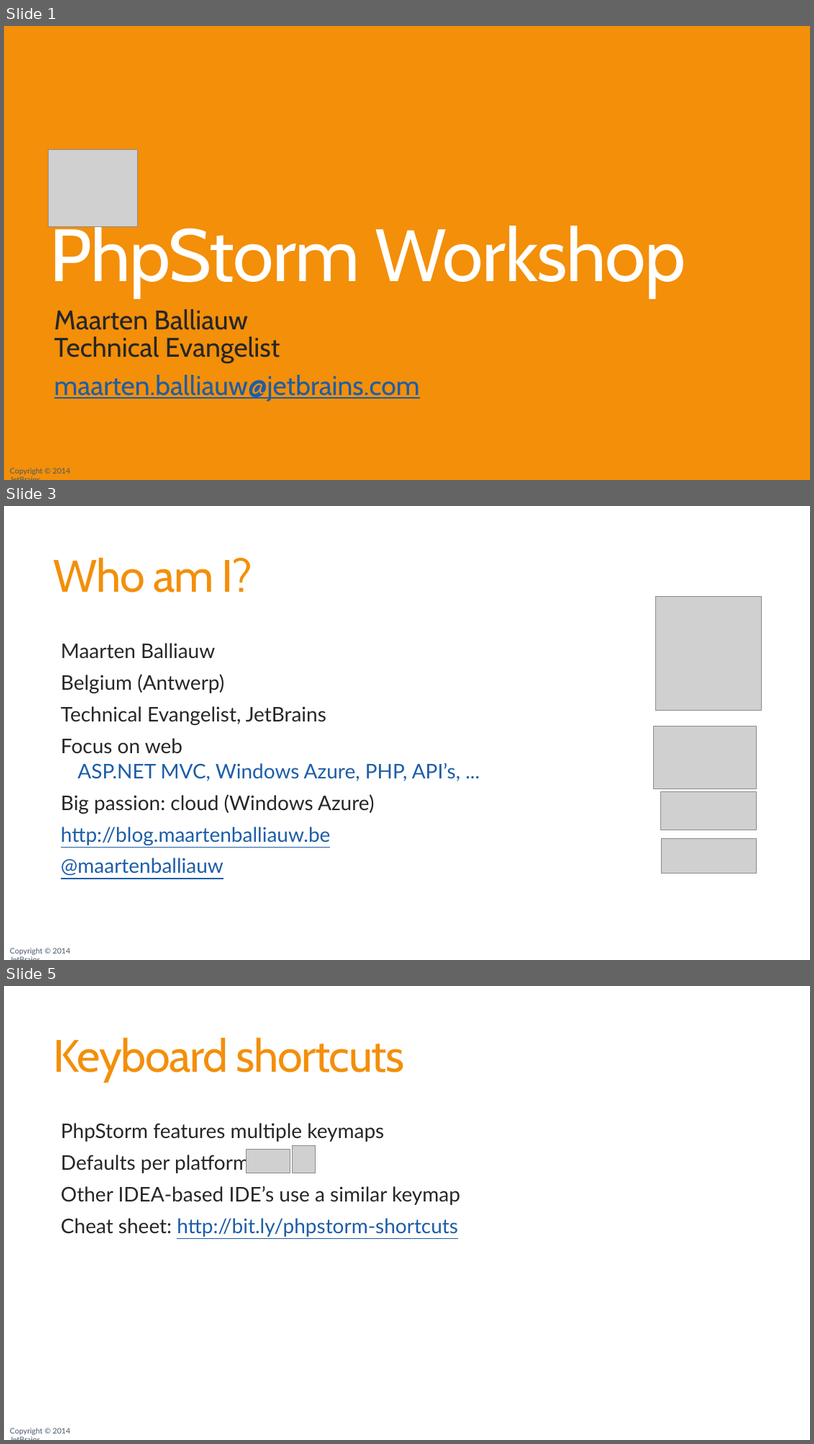
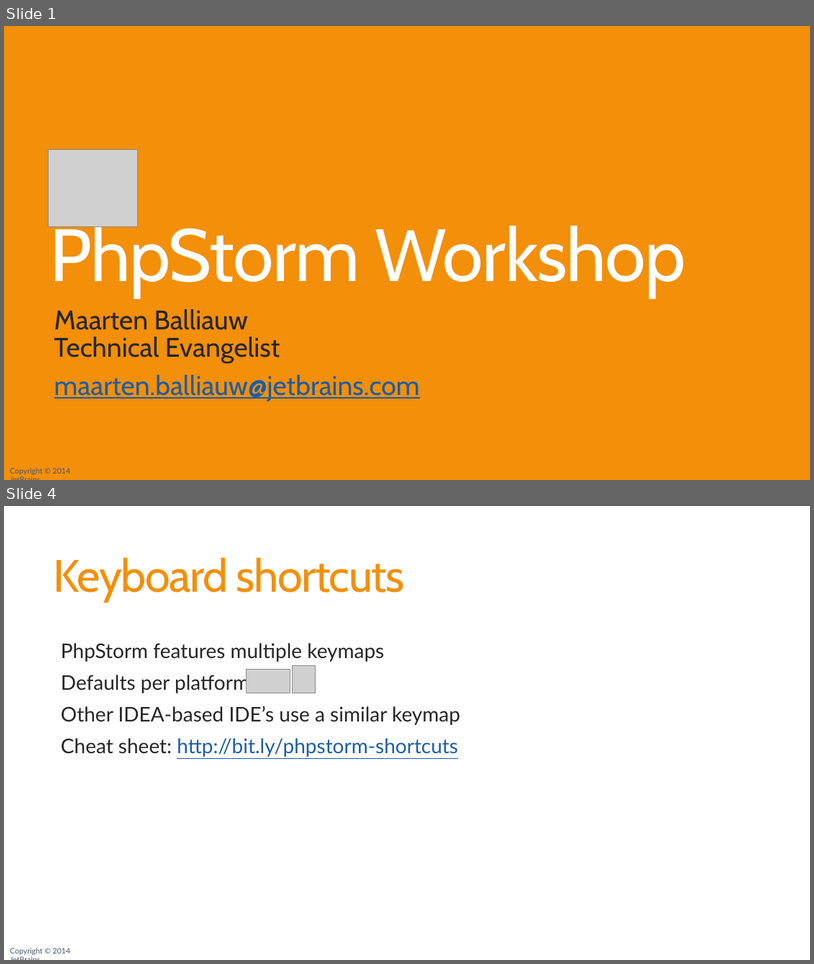
Before and after one commit to JetBrains/phpstorm-workshop, a slide deck: PhpStorm Workshop.pptx. Shown one above the other, each under a label of ours: slides 1, 3 and 5 before the commit, slides 1 and 4 after it; the slides between them are not shown. The pictures are 814x1444 and 814x964 pixels, drawn with LibreOffice and Linux fonts; fonts in the diff are those of the drawing; grey boxes stand for pictures; background and template pictures are left out. Boxes give left, top, right and bottom in pixels: in the first picture for what was removed or moved away, otherwise in the second. Text is boxed around its words. In the diff, an @@ line names an element or a change of style, - is before the commit and + after.

```diff
--- a/PhpStorm Workshop.pptx
+++ b/PhpStorm Workshop.pptx
@@ slide 3 removed at bbox=[4, 506, 810, 960], background #FFFFFF; not listed: 1 template element that a slide beside it also shows @@
@@ title removed at bbox=[54, 557, 252, 592] @@
-Who am I?
@@ picture removed at bbox=[656, 596, 762, 710] @@
@@ text removed at bbox=[61, 643, 460, 875] @@
-  Maarten Balliauw
-  Belgium (Antwerp)
-  Technical Evangelist, JetBrains
-  Focus on web
-    ASP.NET MVC, Windows Azure, PHP, API’s, ...
-  Big passion: cloud (Windows Azure)
-  http://blog.maartenballiauw.be
-  @maartenballiauw
@@ picture removed at bbox=[654, 726, 756, 788] @@
@@ picture removed at bbox=[661, 792, 756, 830] @@
@@ picture removed at bbox=[661, 839, 756, 872] @@
@@ what was slide 5 is now slide 4 @@
```
Also in this commit, not shown: 2 slides changed, 1 other file.
